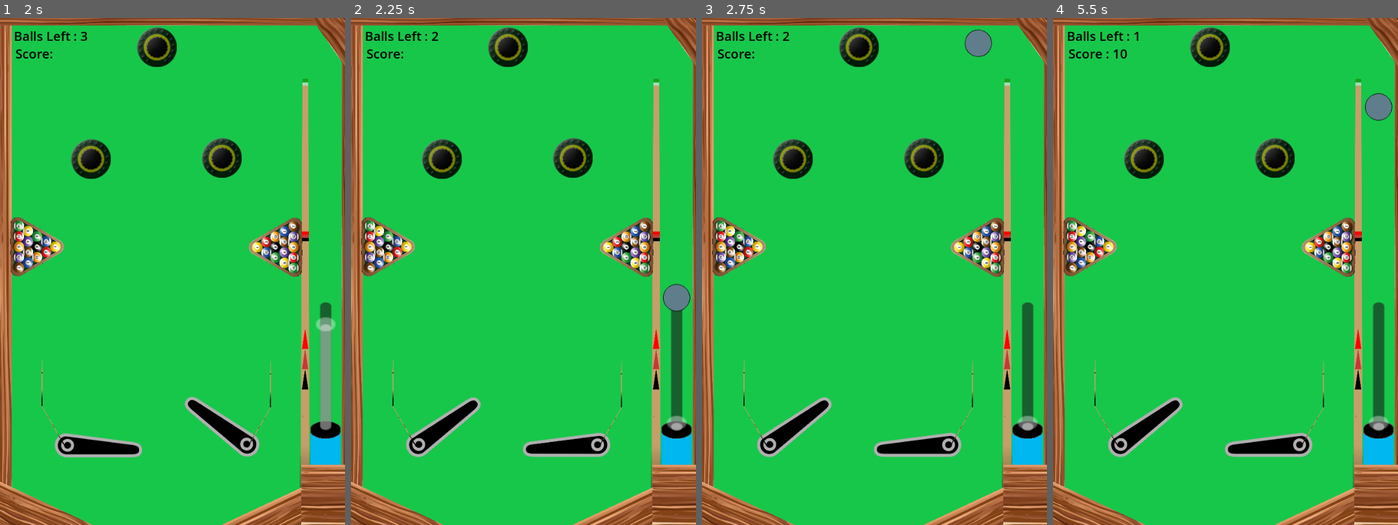
Above: before the commit, frames 1-4 (left to right).
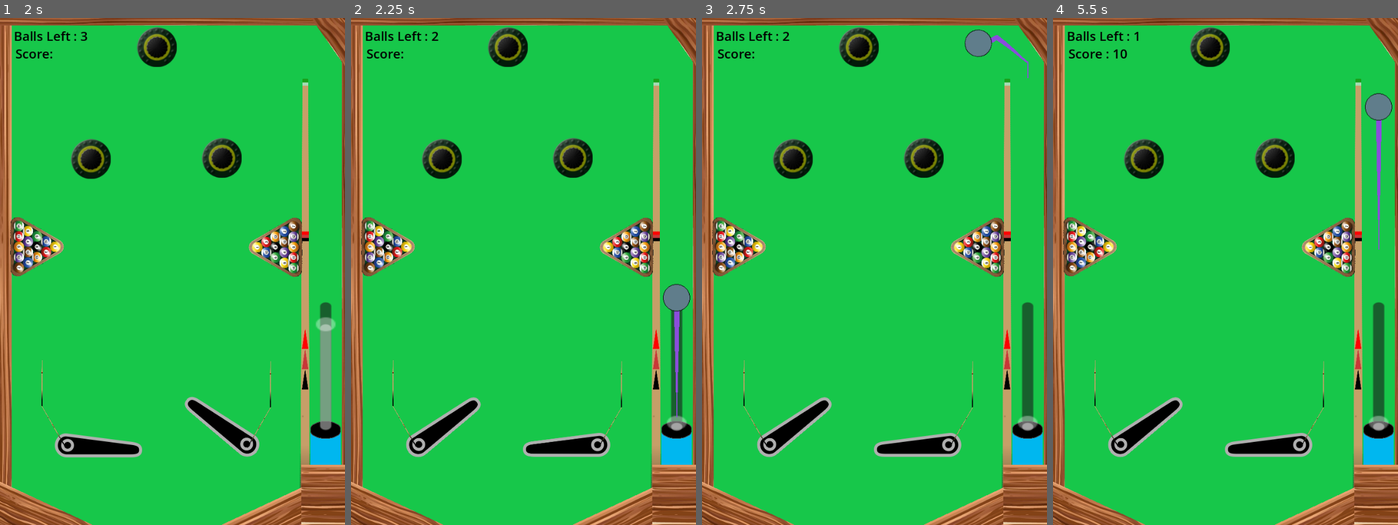
Above: after the commit, the same moments.

Repository: bsu-cs315/fp-team1-pinball
Game: Godot game, scene res://Title screen/title_screen.tscn
The game is run twice, just before and just after one commit, with the same random seed, the same clock (stepped at 60 frames per second) and the same inputs. Sound files missing from this copy of the repository are replaced by a short silence.
Inputs:
- Up to frame 1 (2 s): click "Play" at 0.5 s; tap Enter at 1.25 s; hold E (right_flipper) from 1.28 s (still down); hold Space (launch) from 1.28 s (still down)
- Up to frame 2 (2.25 s): release E (right_flipper) at 2.03 s; release Space (launch) at 2.03 s; hold Q (left_flipper) from 2.03 s (still down); tap Space (launch) at 2.1 s
- Up to frame 3 (2.75 s): keep holding Q (left_flipper)
- Up to frame 4 (5.5 s): release Q (left_flipper) at 2.78 s; hold Space (launch) 2.78-3.53 s; hold E (right_flipper) 2.78-4.28 s; tap Space (launch) at 3.6, 5.1 s; hold Space (launch) 4.28-5.03 s; hold Q (left_flipper) from 4.28 s (still down)

Frame 1 is identical in both runs. In frame 2, 0.2% of the frame differs, in the area x 93-96%, y 57-79%; in frame 3, 0.1%; in frame 4, 0.3%, in the area x 93-96%, y 20-46%.

Commit message:
Create a ball trail

Diff:
--- a/project/ball/ball.tscn
+++ b/project/ball/ball.tscn
@@ -1,8 +1,9 @@
-[gd_scene load_steps=6 format=3 uid="uid://nf4nun7dhya"]
+[gd_scene load_steps=7 format=3 uid="uid://nf4nun7dhya"]
 
 [ext_resource type="Script" path="res://ball/ball.gd" id="1_1enj5"]
 [ext_resource type="Texture2D" uid="uid://b6unhpfvx1dp0" path="res://ball/ball.png" id="1_7iwom"]
 [ext_resource type="AudioStream" uid="uid://x8x0usslftev" path="res://pinball_hit_1.wav" id="3_dsg7o"]
+[ext_resource type="PackedScene" uid="uid://pc8cm6tv1odk" path="res://ball/trail.tscn" id="4_mldkk"]
 
 [sub_resource type="PhysicsMaterial" id="PhysicsMaterial_sc1t8"]
 friction = 0.6
@@ -28,4 +29,6 @@
 [node name="Ball_sfx" type="AudioStreamPlayer2D" parent="."]
 stream = ExtResource("3_dsg7o")
 
+[node name="Trail" parent="." instance=ExtResource("4_mldkk")]
+
 [connection signal="body_entered" from="." to="." method="_on_body_entered"]
--- /dev/null
+++ b/project/ball/trail.gd
@@ -0,0 +1,13 @@
+extends Line2D
+
+@export var _length = 15
+var _point = Vector2()
+
+func _process(_delta: float) -> void:
+	global_position = Vector2(0,0)
+	global_rotation = 0
+
+	_point = get_parent().global_position
+	add_point(_point)
+	while get_point_count() > _length :
+		remove_point(0)
--- /dev/null
+++ b/project/ball/trail.tscn
@@ -0,0 +1,13 @@
+[gd_scene load_steps=3 format=3 uid="uid://pc8cm6tv1odk"]
+
+[ext_resource type="Script" path="res://ball/trail.gd" id="1_2b8k2"]
+
+[sub_resource type="Curve" id="Curve_wyvm8"]
+_data = [Vector2(0, 0), 0.0, -0.0183151, 0, 0, Vector2(1, 1), 0.0, 0.0, 0, 0]
+point_count = 2
+
+[node name="Trail" type="Line2D"]
+show_behind_parent = true
+width_curve = SubResource("Curve_wyvm8")
+default_color = Color(0.544265, 0.300282, 0.86348, 1)
+script = ExtResource("1_2b8k2")
